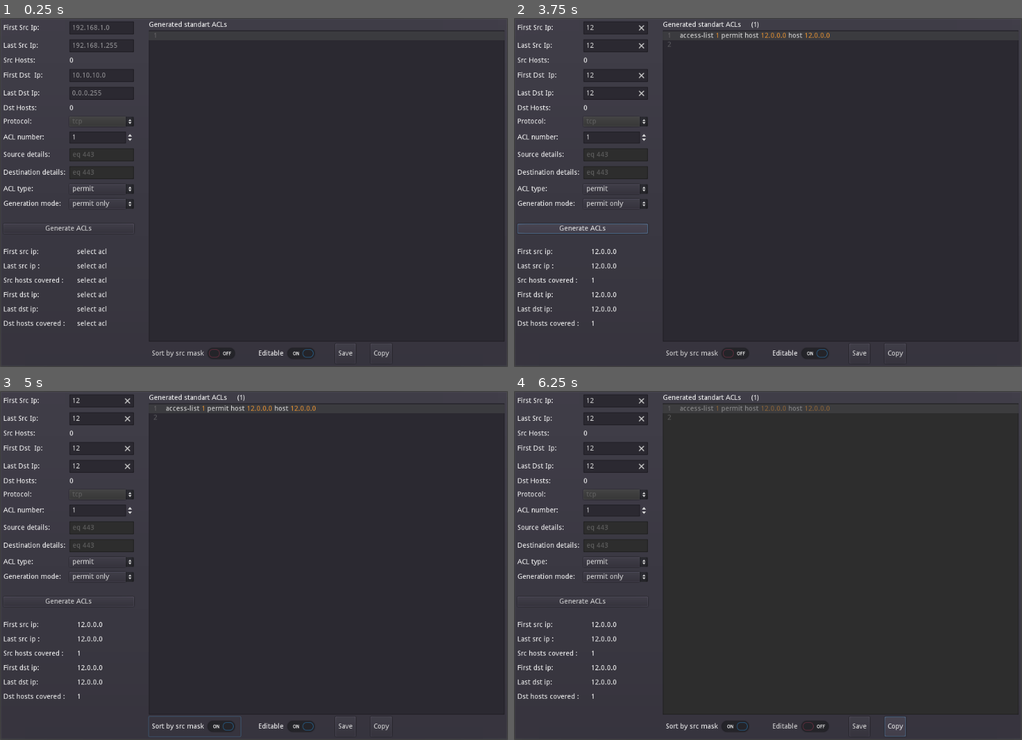
Above: before the commit, frames 1-4 (two rows, left to right).
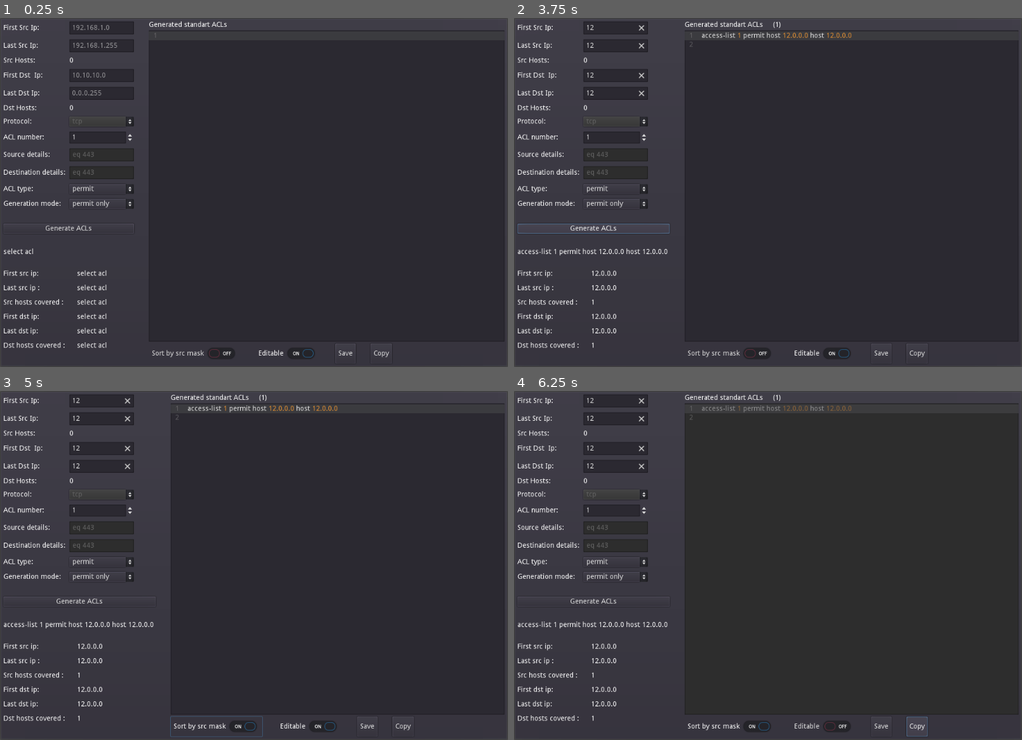
Above: after the commit, the same moments.

Repository: DetrembleurArthur/Acls-Maker
Game: Godot game, scene res://gui.tscn
Two runs of this game, one before a commit and one after it. Both use one fixed random seed, a clock stepped at 60 frames per second and the inputs below.
Inputs (mouse positions are in pixels of both pictures, inside the frame that each line leads up to):
- Up to frame 1 (0.25 s): no input
- Up to frame 2 (3.75 s): click (615, 28) at 0.52 s; type "12" at 0.6 s; click (615, 45) at 0.75 s; type "12" at 0.83 s; click (615, 73) at 0.98 s; type "12" at 1.07 s; click (615, 94) at 1.27 s; type "12" at 1.35 s; click (839, 185) at 1.5 s; type "Alex" at 1.58 s; click "permit" at 2 s; click "permit only" at 2.75 s; click "Generate ACLs" at 3.5 s
- Up to frame 3 (5 s): click "Sort by src mask" at 4.25 s
- Up to frame 4 (6.25 s): click "Editable" at 5 s; click "Copy" at 5.75 s

The runs differ from the first frame. In frame 1, 1.3% of the frame differs, in the area x 0-21%, y 66-95%; in frame 2, 2.2%; in frame 3, 2.2%; in frame 4, 3.0%, in the area x 0-82%, y 0-100%.

Commit message:
show selected acl

Diff:
--- a/gui.gd
+++ b/gui.gd
@@ -277,10 +277,12 @@
 onready var last_dst_details := $PanelContainer/HBoxContainer/VBoxContainer/GridContainer2/LastDstDetails
 onready var source_hosts := $PanelContainer/HBoxContainer/VBoxContainer/GridContainer2/SrcHostCovered
 onready var destination_hosts := $PanelContainer/HBoxContainer/VBoxContainer/GridContainer2/DstHostCovered
+onready var acl_selected := $PanelContainer/HBoxContainer/VBoxContainer/SelectedAcl
 
 func _on_TextEdit_cursor_changed():
 	var ln = output_acls.cursor_get_line()
 	if current_acls and current_acls.size() > ln:
+		acl_selected.text = output_acls.get_line(ln)
 		var src = current_acls[ln]['src']
 		var dst = current_acls[ln]['dst']
 		first_src_details.text = src['ip-str']
--- a/gui.tscn
+++ b/gui.tscn
@@ -240,10 +240,16 @@
 margin_bottom = 428.0
 text = "Generate ACLs"
 
+[node name="SelectedAcl" type="Label" parent="PanelContainer/HBoxContainer/VBoxContainer"]
+margin_top = 458.0
+margin_right = 263.0
+margin_bottom = 472.0
+text = "select acl"
+
 [node name="GridContainer2" type="GridContainer" parent="PanelContainer/HBoxContainer/VBoxContainer"]
-margin_top = 458.0
-margin_right = 263.0
-margin_bottom = 617.0
+margin_top = 502.0
+margin_right = 263.0
+margin_bottom = 661.0
 custom_constants/vseparation = 15
 custom_constants/hseparation = 20
 columns = 2
